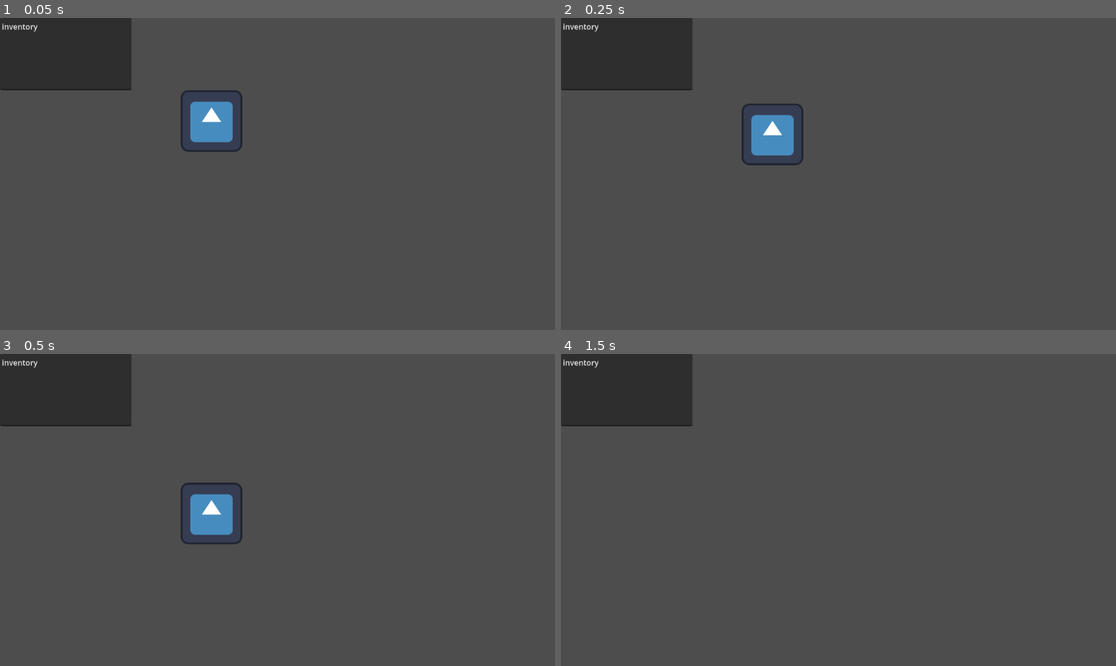
Above: before the commit, frames 1-4 (two rows, left to right).
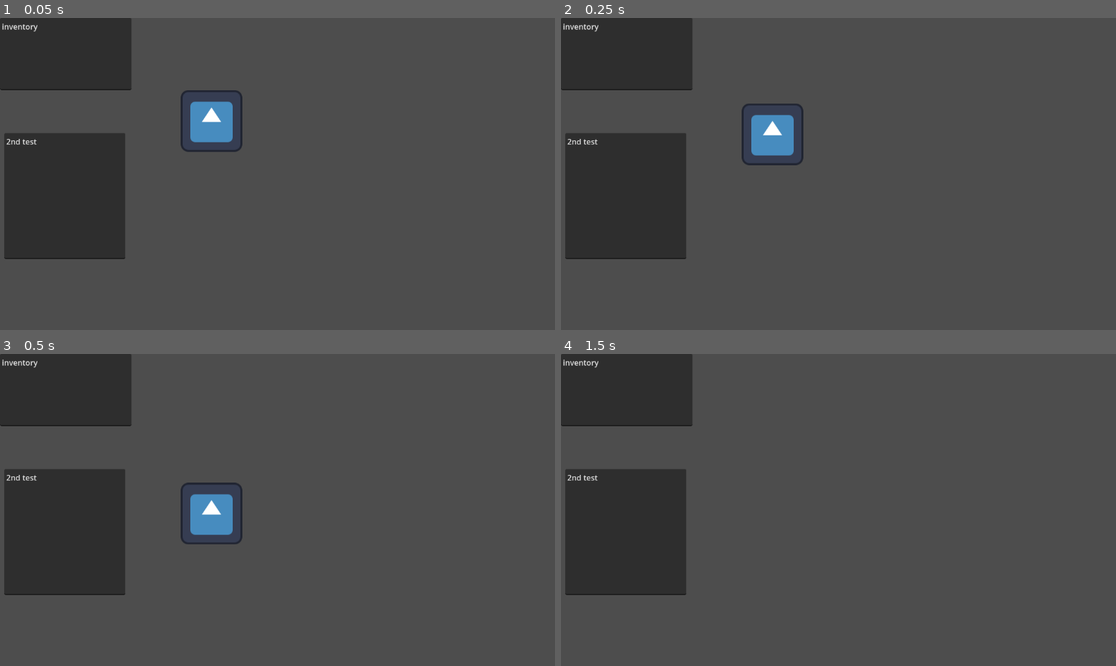
Above: after the commit, the same moments.

Repository: daniiical/Godot-Game
Game: Godot game, scene res://main_menu.tscn
Two runs of this game, one before a commit and one after it. Both use one fixed random seed, a clock stepped at 60 frames per second and the inputs below. The engine's default icon, where the game draws it, is replaced by a stand-in: a white triangle on a blue panel in a dark square.
Inputs:
- Up to frame 1 (0.05 s): no input
- Up to frame 2 (0.25 s): no input
- Up to frame 3 (0.5 s): no input
- Up to frame 4 (1.5 s): tap Enter (ui_accept) at 0.5, 0.77 s; hold Right (ui_right) from 0.53 s (still down)

The runs differ from the first frame. In frame 1, 8.8% of the frame differs, in the area x 0-23%, y 36-78%; in frame 2, 8.8%; in frame 3, 8.8%; in frame 4, 8.8%.

Commit message:
Live example

Diff:
--- a/main_menu.tscn
+++ b/main_menu.tscn
@@ -23,3 +23,12 @@
 offset_right = 273.0
 offset_bottom = 150.0
 text = "inventory"
+
+[node name="Node2" type="Node" parent="."]
+
+[node name="TextEdit" type="TextEdit" parent="Node2"]
+offset_left = 9.0
+offset_top = 239.0
+offset_right = 260.0
+offset_bottom = 501.0
+text = "2nd test"
